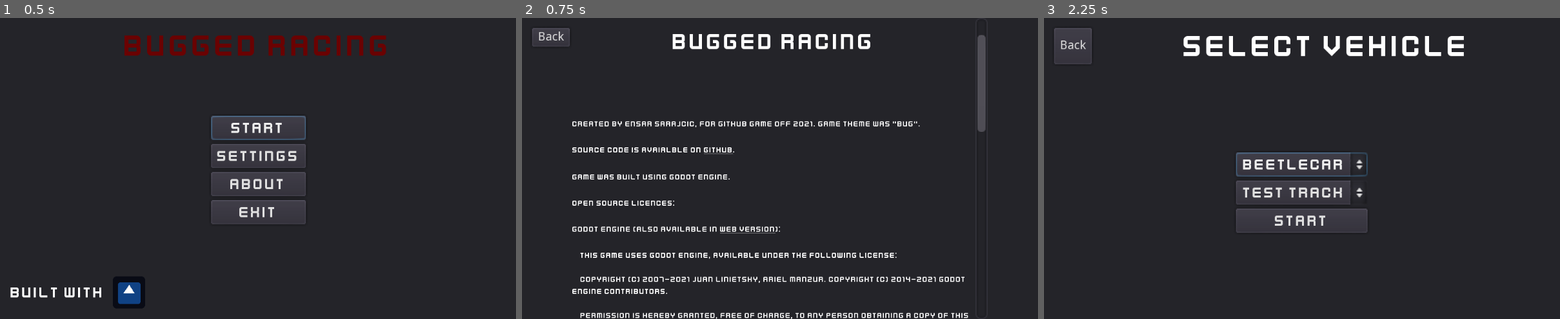
Above: before the commit, frames 1-3 (left to right).
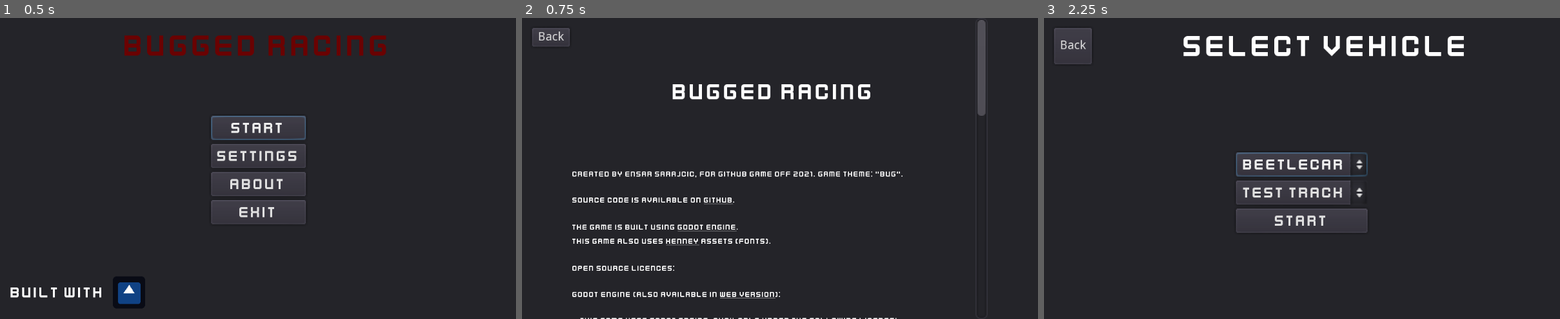
Above: after the commit, the same moments.

Repository: esensar/bugged-racing
Game: Godot game, scene res://menu/main_menu.tscn
Same seed, same stepped clock (60 frames per second), same inputs: the game is played once before the commit and once after it. The engine's default icon, where the game draws it, is replaced by a stand-in: a white triangle on a blue panel in a dark square.
Inputs:
- Up to frame 1 (0.5 s): no input
- Up to frame 2 (0.75 s): click "About" at 0.5 s
- Up to frame 3 (2.25 s): click "Back" at 1.25 s; click "Start" at 2 s

Frame 1 is identical in both runs. In frame 2, 8.6% of the frame differs, in the area x 9-90%, y 0-100%; in frame 3, nothing differs.

Commit message:
Add kenney.nl attribution to about screen

Diff:
--- a/menu/about.tscn
+++ b/menu/about.tscn
@@ -41,12 +41,10 @@
 margin_right = 824.0
 margin_bottom = 600.0
 scroll_horizontal_enabled = false
-scroll_vertical = 1344
 
 [node name="VBoxContainer" type="VBoxContainer" parent="MarginContainer/ScrollContainer"]
-margin_top = -1344.0
-margin_right = 800.0
-margin_bottom = 600.0
+margin_right = 800.0
+margin_bottom = 1974.0
 size_flags_horizontal = 3
 
 [node name="Title" type="Label" parent="MarginContainer/ScrollContainer/VBoxContainer"]
@@ -65,7 +63,7 @@
 margin_right = 800.0
 margin_bottom = 320.0
 custom_fonts/font = SubResource( 2 )
-text = "Created by Ensar Sarajcic, for GitHub Game Off 2021. Game theme was \"Bug\"."
+text = "Created by Ensar Sarajcic, for GitHub Game Off 2021. Game theme: \"Bug\"."
 __meta__ = {
 "_edit_use_anchors_": false
 }
@@ -87,8 +85,8 @@
 size_flags_vertical = 0
 custom_fonts/normal_font = SubResource( 2 )
 bbcode_enabled = true
-bbcode_text = "Source code is avaialble on [url=https://github.com/esensar/bugged-racing]GitHub[/url]."
-text = "Source code is avaialble on GitHub."
+bbcode_text = "Source code is available on [url=https://github.com/esensar/bugged-racing]GitHub[/url]."
+text = "Source code is available on GitHub."
 fit_content_height = true
 
 [node name="Label4" type="Label" parent="MarginContainer/ScrollContainer/VBoxContainer"]
@@ -101,20 +99,38 @@
 "_edit_use_anchors_": false
 }
 
-[node name="Label5" type="Label" parent="MarginContainer/ScrollContainer/VBoxContainer"]
+[node name="Label19" type="RichTextLabel" parent="MarginContainer/ScrollContainer/VBoxContainer"]
 margin_top = 408.0
 margin_right = 800.0
-margin_bottom = 426.0
-custom_fonts/font = SubResource( 2 )
-text = "Game was built using Godot Engine."
+margin_bottom = 428.0
+size_flags_vertical = 0
+custom_fonts/normal_font = SubResource( 2 )
+bbcode_enabled = true
+bbcode_text = "The game is built using [url=https://godotengine.org]Godot Engine[/url]."
+text = "The game is built using Godot Engine."
+fit_content_height = true
+__meta__ = {
+"_edit_use_anchors_": false
+}
+
+[node name="Label18" type="RichTextLabel" parent="MarginContainer/ScrollContainer/VBoxContainer"]
+margin_top = 436.0
+margin_right = 800.0
+margin_bottom = 456.0
+size_flags_vertical = 0
+custom_fonts/normal_font = SubResource( 2 )
+bbcode_enabled = true
+bbcode_text = "This game also uses [url=https://kenney.nl/]Kenney[/url] assets (fonts)."
+text = "This game also uses Kenney assets (fonts)."
+fit_content_height = true
 __meta__ = {
 "_edit_use_anchors_": false
 }
 
 [node name="Label6" type="Label" parent="MarginContainer/ScrollContainer/VBoxContainer"]
-margin_top = 434.0
-margin_right = 800.0
-margin_bottom = 452.0
+margin_top = 464.0
+margin_right = 800.0
+margin_bottom = 482.0
 custom_fonts/font = SubResource( 2 )
 align = 1
 __meta__ = {
@@ -122,9 +138,9 @@
 }
 
 [node name="Label7" type="Label" parent="MarginContainer/ScrollContainer/VBoxContainer"]
-margin_top = 460.0
-margin_right = 800.0
-margin_bottom = 478.0
+margin_top = 490.0
+margin_right = 800.0
+margin_bottom = 508.0
 custom_fonts/font = SubResource( 2 )
 text = "Open source licences:"
 __meta__ = {
@@ -132,9 +148,9 @@
 }
 
 [node name="Label8" type="Label" parent="MarginContainer/ScrollContainer/VBoxContainer"]
-margin_top = 486.0
-margin_right = 800.0
-margin_bottom = 504.0
+margin_top = 516.0
+margin_right = 800.0
+margin_bottom = 534.0
 custom_fonts/font = SubResource( 2 )
 align = 1
 __meta__ = {
@@ -142,9 +158,9 @@
 }
 
 [node name="Label11" type="RichTextLabel" parent="MarginContainer/ScrollContainer/VBoxContainer"]
-margin_top = 512.0
-margin_right = 800.0
-margin_bottom = 532.0
+margin_top = 542.0
+margin_right = 800.0
+margin_bottom = 562.0
 custom_fonts/normal_font = SubResource( 2 )
 bbcode_enabled = true
 bbcode_text = "Godot Engine (also available in [url=https://godotengine.org/license]web version[/url]):"
@@ -152,9 +168,9 @@
 fit_content_height = true
 
 [node name="Label9" type="Label" parent="MarginContainer/ScrollContainer/VBoxContainer"]
-margin_top = 540.0
-margin_right = 800.0
-margin_bottom = 1062.0
+margin_top = 570.0
+margin_right = 800.0
+margin_bottom = 1092.0
 custom_fonts/font = SubResource( 2 )
 text = "
     This game uses Godot Engine, available under the following license:
@@ -172,9 +188,9 @@
 }
 
 [node name="Label12" type="Label" parent="MarginContainer/ScrollContainer/VBoxContainer"]
-margin_top = 1070.0
-margin_right = 800.0
-margin_bottom = 1088.0
+margin_top = 1100.0
+margin_right = 800.0
+margin_bottom = 1118.0
 custom_fonts/font = SubResource( 2 )
 align = 1
 __meta__ = {
@@ -182,9 +198,9 @@
 }
 
 [node name="Label10" type="RichTextLabel" parent="MarginContainer/ScrollContainer/VBoxContainer"]
-margin_top = 1096.0
-margin_right = 800.0
-margin_bottom = 1176.0
+margin_top = 1126.0
+margin_right = 800.0
+margin_bottom = 1206.0
 custom_fonts/normal_font = SubResource( 2 )
 bbcode_enabled = true
 bbcode_text = "[url=https://www.freetype.org/]FreeType[/url]:
@@ -196,9 +212,9 @@
 fit_content_height = true
 
 [node name="Label13" type="Label" parent="MarginContainer/ScrollContainer/VBoxContainer"]
-margin_top = 1184.0
-margin_right = 800.0
-margin_bottom = 1202.0
+margin_top = 1214.0
+margin_right = 800.0
+margin_bottom = 1232.0
 custom_fonts/font = SubResource( 2 )
 align = 1
 __meta__ = {
@@ -206,9 +222,9 @@
 }
 
 [node name="Label14" type="RichTextLabel" parent="MarginContainer/ScrollContainer/VBoxContainer"]
-margin_top = 1210.0
-margin_right = 800.0
-margin_bottom = 1630.0
+margin_top = 1240.0
+margin_right = 800.0
+margin_bottom = 1660.0
 custom_fonts/normal_font = SubResource( 2 )
 bbcode_enabled = true
 bbcode_text = "[url=http://enet.bespin.org/]ENet[/url]:
@@ -234,9 +250,9 @@
 fit_content_height = true
 
 [node name="Label15" type="Label" parent="MarginContainer/ScrollContainer/VBoxContainer"]
-margin_top = 1638.0
-margin_right = 800.0
-margin_bottom = 1656.0
+margin_top = 1668.0
+margin_right = 800.0
+margin_bottom = 1686.0
 custom_fonts/font = SubResource( 2 )
 align = 1
 __meta__ = {
@@ -244,9 +260,9 @@
 }
 
 [node name="Label16" type="RichTextLabel" parent="MarginContainer/ScrollContainer/VBoxContainer"]
-margin_top = 1664.0
-margin_right = 800.0
-margin_bottom = 1944.0
+margin_top = 1694.0
+margin_right = 800.0
+margin_bottom = 1974.0
 custom_fonts/normal_font = SubResource( 2 )
 bbcode_enabled = true
 bbcode_text = "[url=https://tls.mbed.org/]MBedTLS[/url]:
@@ -273,6 +289,8 @@
 
 [connection signal="pressed" from="BackButton" to="." method="_on_BackButton_pressed"]
 [connection signal="meta_clicked" from="MarginContainer/ScrollContainer/VBoxContainer/Label3" to="." method="_on_link_meta_clicked"]
+[connection signal="meta_clicked" from="MarginContainer/ScrollContainer/VBoxContainer/Label19" to="." method="_on_link_meta_clicked"]
+[connection signal="meta_clicked" from="MarginContainer/ScrollContainer/VBoxContainer/Label18" to="." method="_on_link_meta_clicked"]
 [connection signal="meta_clicked" from="MarginContainer/ScrollContainer/VBoxContainer/Label11" to="." method="_on_link_meta_clicked"]
 [connection signal="meta_clicked" from="MarginContainer/ScrollContainer/VBoxContainer/Label10" to="." method="_on_link_meta_clicked"]
 [connection signal="meta_clicked" from="MarginContainer/ScrollContainer/VBoxContainer/Label14" to="." method="_on_link_meta_clicked"]
